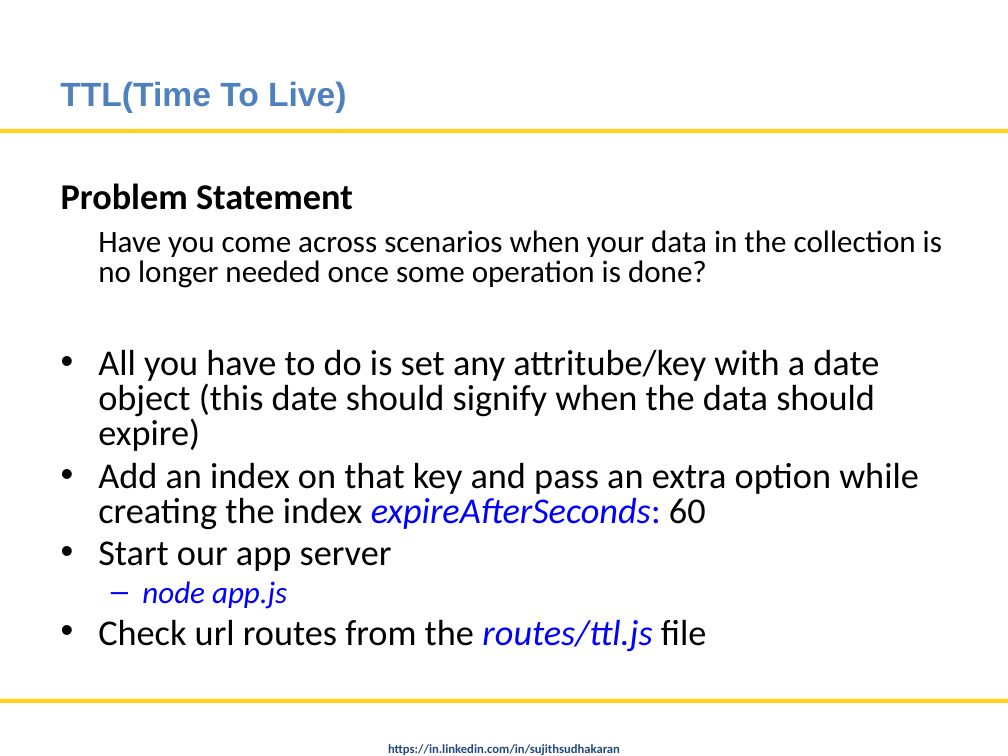
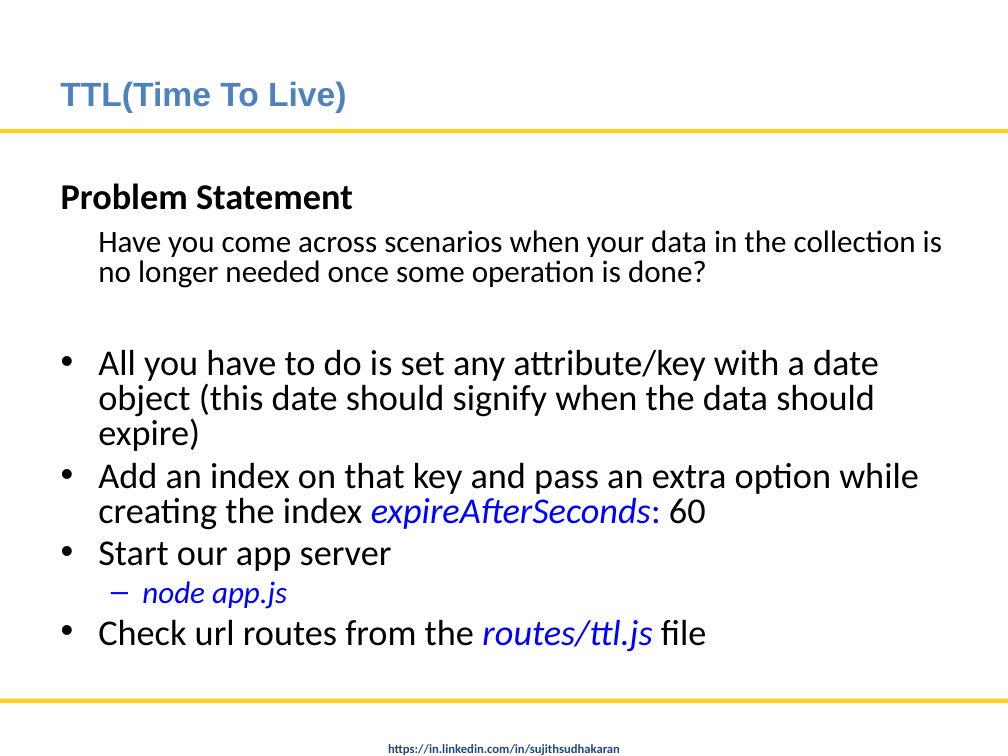
Before and after one commit to nitinmlvya/mongodb-tips-and-advfeatures, a slide deck: slide 6 of MongoDB Tips and Advance Features.odp. Drawn at 1008x756 pixels with LibreOffice and Linux fonts; fonts in the diff are those of the drawing; background and template pictures are left out. Boxes give left, top, right and bottom in pixels: in the first picture for what was removed or moved away, otherwise in the second. Text is boxed around its words. In the diff, an @@ line names an element or a change of style, - is before the commit and + after.

```diff
--- a/MongoDB Tips and Advance Features.odp
+++ b/MongoDB Tips and Advance Features.odp
@@ text at [98, 349, 879, 451]: text changed @@
-• All you have to do is set any attritube/key with a date object (this date should signify when the data should expire)
+• All you have to do is set any attribute/key with a date object (this date should signify when the data should expire)
```
Also in this commit, not shown: 4 other slides changed, 1 other file.
